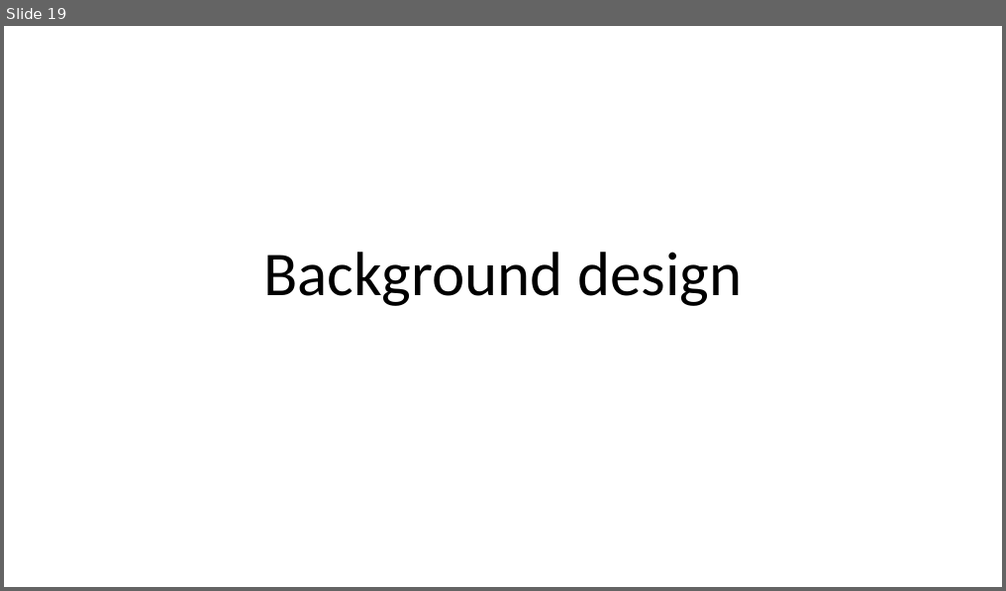
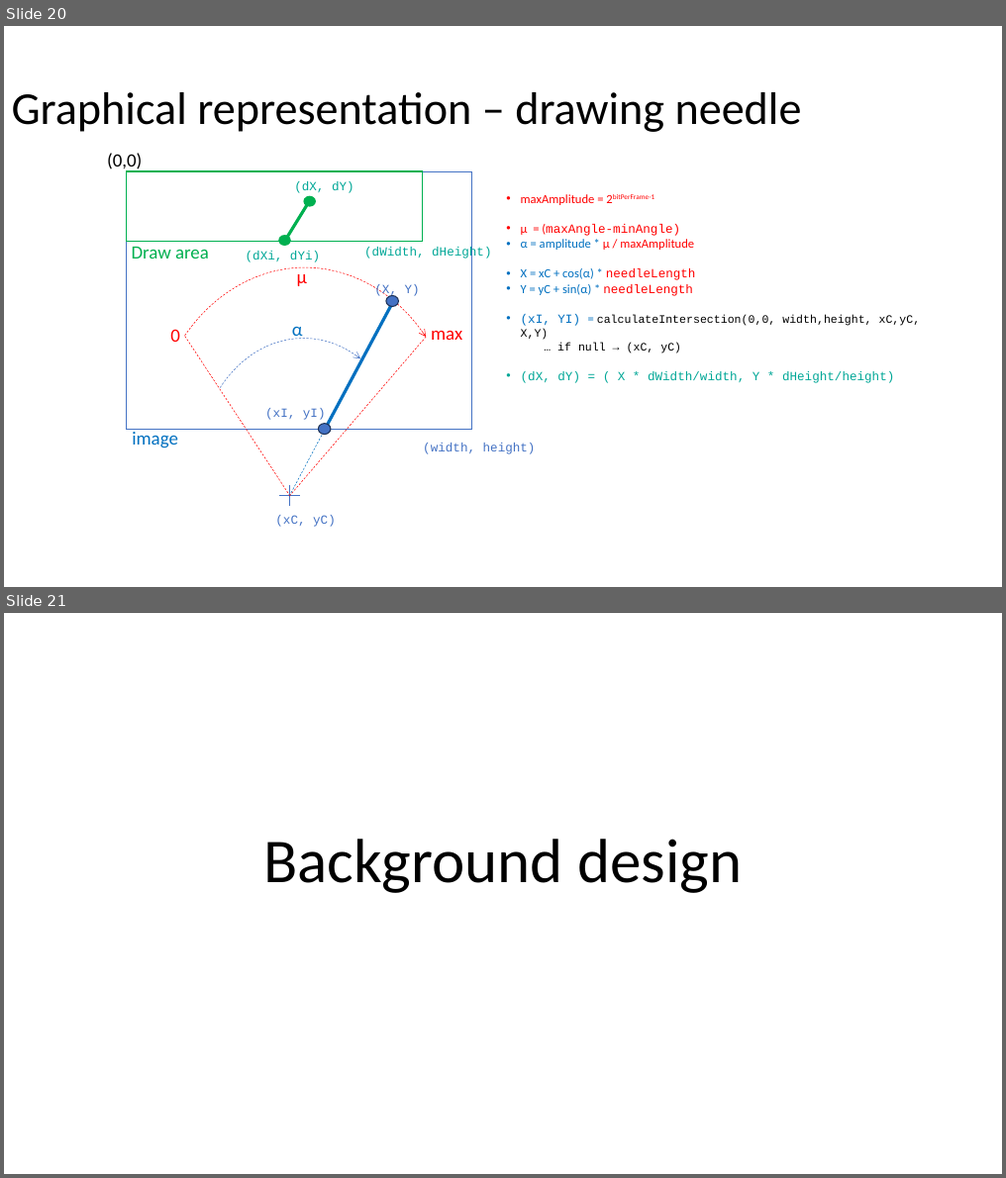
Before and after one commit to devidin/yavumeter, a slide deck: doc/Steps overview.pptx. Shown one above the other, each under a label of ours: slide 19 before the commit, slides 20 and 21 after it. The pictures are 1006x591 and 1006x1178 pixels, drawn with LibreOffice and Linux fonts; fonts in the diff are those of the drawing. Boxes give left, top, right and bottom in pixels: in the first picture for what was removed or moved away, otherwise in the second. Text is boxed around its words. In the diff, an @@ line names an element or a change of style, - is before the commit and + after.

Commit message:
Needle drawing specifications, logback log level set to 'debug

```diff
--- a/doc/Steps overview.pptx
+++ b/doc/Steps overview.pptx
@@ slide 20 added at (x1=4, y1=26, x2=1002, y2=587), background #FFFFFF @@
@@ title added at (x1=12, y1=92, x2=802, y2=132), 44 pt, text #000000 @@
+Graphical representation – drawing needle
@@ text added at (x1=107, y1=153, x2=142, y2=173), 18 pt, text #000000 @@
+(0,0)
@@ rectangle added at (x1=126, y1=172, x2=471, y2=429), outline #4472C4 1 pt @@
@@ rectangle added at (x1=126, y1=172, x2=422, y2=241), outline #00B050 1 pt @@
@@ line added from (285, 241) to (311, 199), #00B050 3 pt @@
@@ text added at (x1=294, y1=181, x2=354, y2=193), 12 pt, text #01A797 @@
+(dX, dY)
@@ ellipse added at (x1=303, y1=196, x2=316, y2=207), fill #00B050 @@
@@ text added at (x1=521, y1=194, x2=921, y2=383), 12 pt, text #FF0000 @@
+• maxAmplitude = 2bitPerFrame-1
+• μ = (maxAngle-minAngle)
+• α = amplitude * μ / maxAmplitude
+• X = xC + cos(α) * needleLength
+• Y = yC + sin(α) * needleLength
+• (xI, YI) = calculateIntersection(0,0, width,height, xC,yC, X,Y)
+  … if null → (xC, yC)
+• (dX, dY) = ( X * dWidth/width, Y * dHeight/height)
@@ text added at (x1=132, y1=247, x2=209, y2=259), 18 pt, text #00B050 @@
+Draw area
@@ text added at (x1=246, y1=251, x2=320, y2=263), 12 pt, text #01A797 @@
+(dXi, dYi)
@@ ellipse added at (x1=279, y1=235, x2=291, y2=246), fill #00B050 @@
@@ text added at (x1=364, y1=247, x2=491, y2=260), 12 pt, text #01A797 @@
+(dWidth, dHeight)
@@ arc (boxed as its full ellipse) added at (x1=150, y1=268, x2=461, y2=587), outline #FF0000 0.5 pt dashed @@
@@ text added at (x1=297, y1=268, x2=307, y2=286), 18 pt, text #FF0000 @@
+μ
@@ text added at (x1=374, y1=284, x2=420, y2=297), 12 pt, text #4472C4 @@
+(X, Y)
@@ line added from (289, 496) to (390, 306), #0070C0 0.5 pt dashed @@
@@ line added from (325, 429) to (394, 301), #0070C0 3 pt @@
@@ ellipse added at (x1=386, y1=295, x2=399, y2=307), fill #4472C4, outline #1E3256 1 pt @@
@@ text added at (x1=170, y1=329, x2=180, y2=342), 18 pt, text #FF0000 @@
+0
@@ line added from (185, 337) to (290, 496), #FF0000 0.5 pt dashed @@
@@ arc (boxed as its full ellipse) added at (x1=196, y1=338, x2=411, y2=587), outline #4472C4 0.5 pt dashed @@
@@ line added from (426, 337) to (290, 496), #FF0000 0.5 pt dashed @@
@@ text added at (x1=292, y1=327, x2=303, y2=340), 18 pt, text #0070C0 @@
+α
@@ text added at (x1=431, y1=331, x2=462, y2=340), 18 pt, text #FF0000 @@
+max
@@ text added at (x1=265, y1=408, x2=326, y2=420), 12 pt, text #4472C4 @@
+(xI, yI)
@@ text added at (x1=132, y1=429, x2=178, y2=449), 18 pt, text #0070C0 @@
+image
@@ ellipse added at (x1=319, y1=424, x2=331, y2=435), fill #4472C4, outline #1E3256 1 pt @@
@@ text added at (x1=423, y1=443, x2=536, y2=455), 12 pt, text #4472C4 @@
+(width, height)
@@ line added from (279, 496) to (300, 496), #4472C4 0.5 pt @@
@@ line added from (290, 485) to (290, 506), #4472C4 0.5 pt @@
@@ text added at (x1=275, y1=515, x2=336, y2=527), 12 pt, text #4472C4 @@
+(xC, yC)
@@ what was slide 19 is now slide 21 @@
```
Also in this commit, not shown: 2 slides changed, 2 other slides added, 4 other files.
